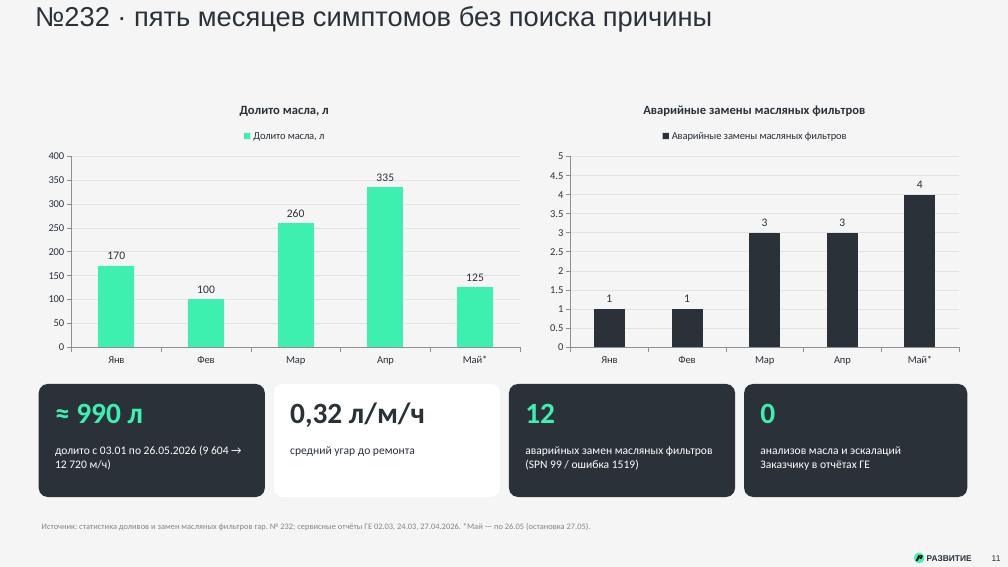
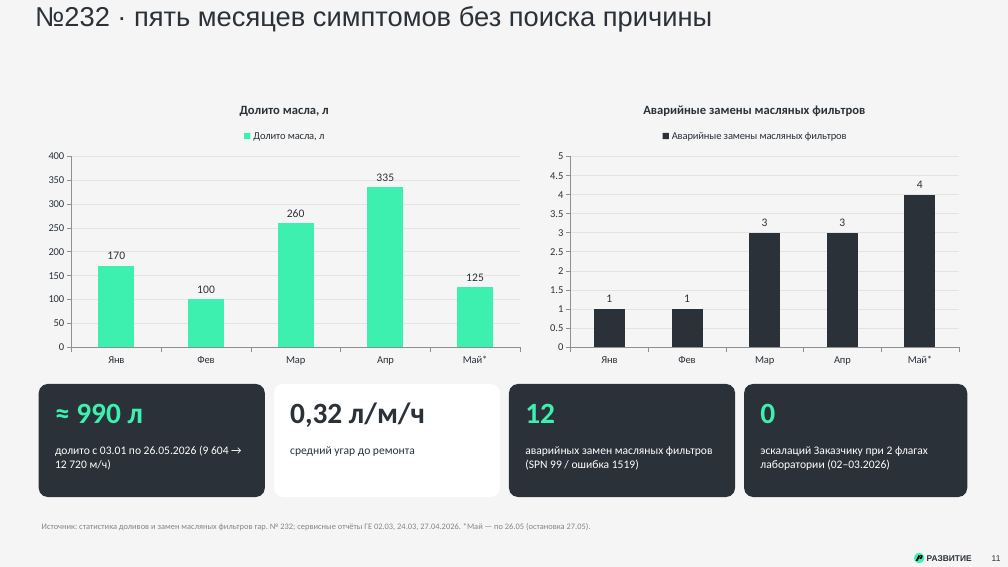
Before and after one commit to victorekuznetsov/Claim_-, a slide deck: slide 11 of Претензия ГЕ — ДВС NTE240/Презентация — претензия ГЕ по ДВС NTE240.pptx. Drawn at 1008x567 pixels with LibreOffice and Linux fonts; fonts in the diff are those of the drawing. Boxes give left, top, right and bottom in pixels: in the first picture for what was removed or moved away, otherwise in the second. Text is boxed around its words. In the diff, an @@ line names an element or a change of style, - is before the commit and + after.

```diff
--- a/Претензия ГЕ — ДВС NTE240/Презентация — претензия ГЕ по ДВС NTE240.pptx
+++ b/Претензия ГЕ — ДВС NTE240/Презентация — претензия ГЕ по ДВС NTE240.pptx
@@ text at (760, 446, 928, 470): text changed @@
-анализов масла и эскалаций Заказчику в отчётах ГЕ
+эскалаций Заказчику при 2 флагах лаборатории (02–03.2026)
```
Also in this commit, not shown: 6 other slides changed, 2 slides added, 3 other files.
